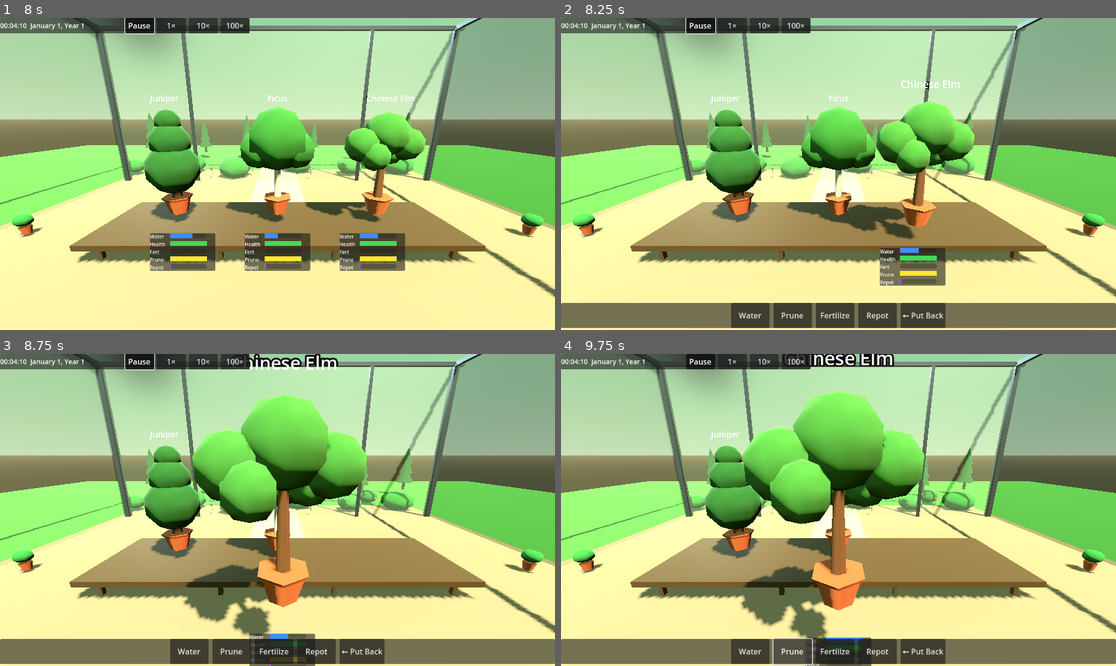
Above: before the commit, frames 1-4 (two rows, left to right).
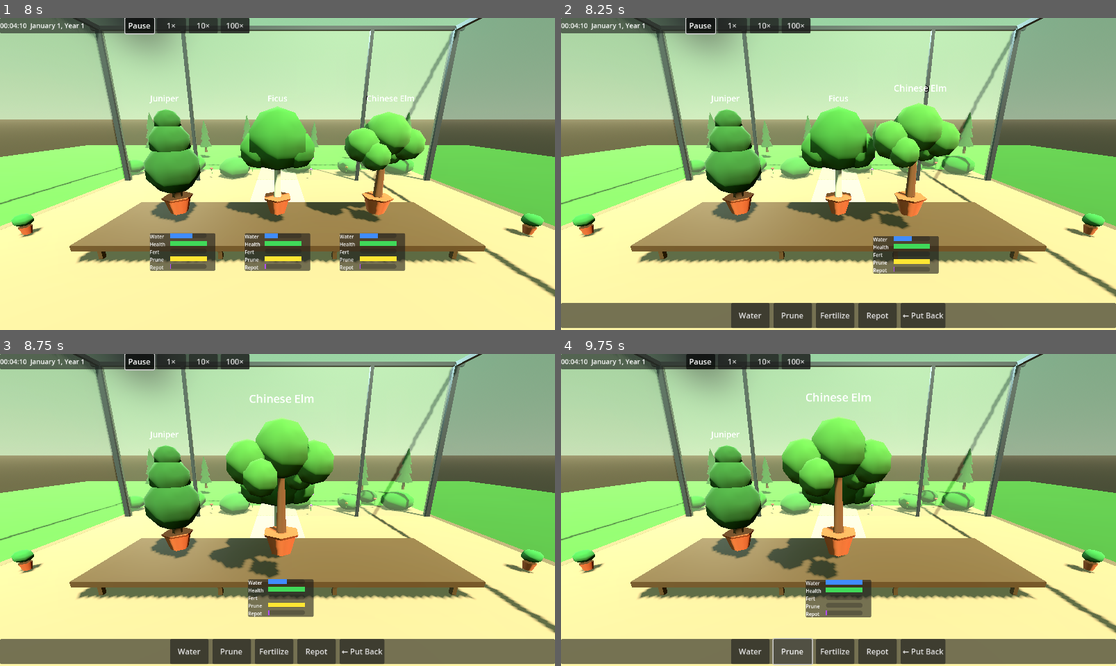
Above: after the commit, the same moments.

Repository: TrineVester/be-bonsai
Game: Godot game, scene res://scenes/main/Main.tscn
The game is run twice, just before and just after one commit, with the same random seed, the same clock (stepped at 60 frames per second) and the same inputs.
Inputs (mouse positions are in pixels of both pictures, inside the frame that each line leads up to):
- Up to frame 1 (8 s): click "1×" at 0.5 s; click "10×" at 1.25 s; click "100×" at 2 s; click "1×" at 2.75 s; click "10×" at 3.5 s; click "100×" at 4.25 s; click "1×" at 5 s; click "10×" at 5.75 s; click "100×" at 6.5 s; click "Pause" at 7.25 s
- Up to frame 2 (8.25 s): move the mouse to (960, 158) at 8.02 s; click (960, 158) at 8.17 s
- Up to frame 3 (8.75 s): no input
- Up to frame 4 (9.75 s): click "Water" at 8.75 s; click "Prune" at 9.5 s

Frame 1 is identical in both runs. In frame 2, 4.9% of the frame differs, in the area x 49-75%, y 19-86%; in frame 3, 12%; in frame 4, 13%, in the area x 32-66%, y 0-100%.

Commit message:
Fix FOCUSED_POSITION to correct camera positioning in the scene
Co-authored-by: Copilot <copilot@github.com>

Diff:
--- a/scenes/main/Main.gd
+++ b/scenes/main/Main.gd
@@ -1,7 +1,7 @@
 extends Node3D
 
 const TREE_POSITIONS  := [Vector3(-2.2, 0.2, 0.0), Vector3(0.0, 0.2, 0.0), Vector3(2.2, 0.2, 0.0)]
-const FOCUSED_POSITION := Vector3(0.0, 0.6, 2.2)
+const FOCUSED_POSITION := Vector3(0.0, 0.6, 1.0)
 const LERP_SPEED := 6.0
 
 var _trees: Array[TreeData] = []
